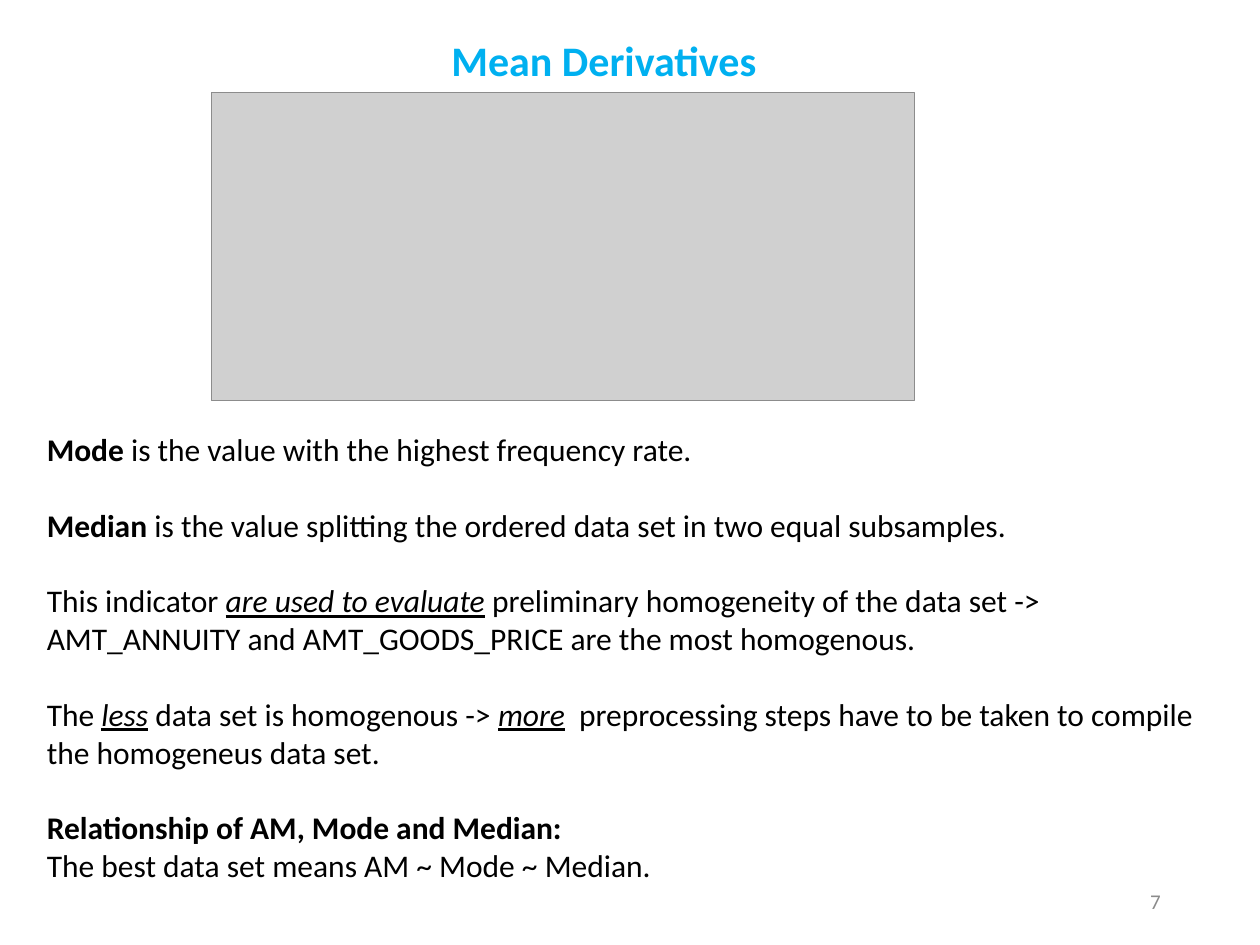
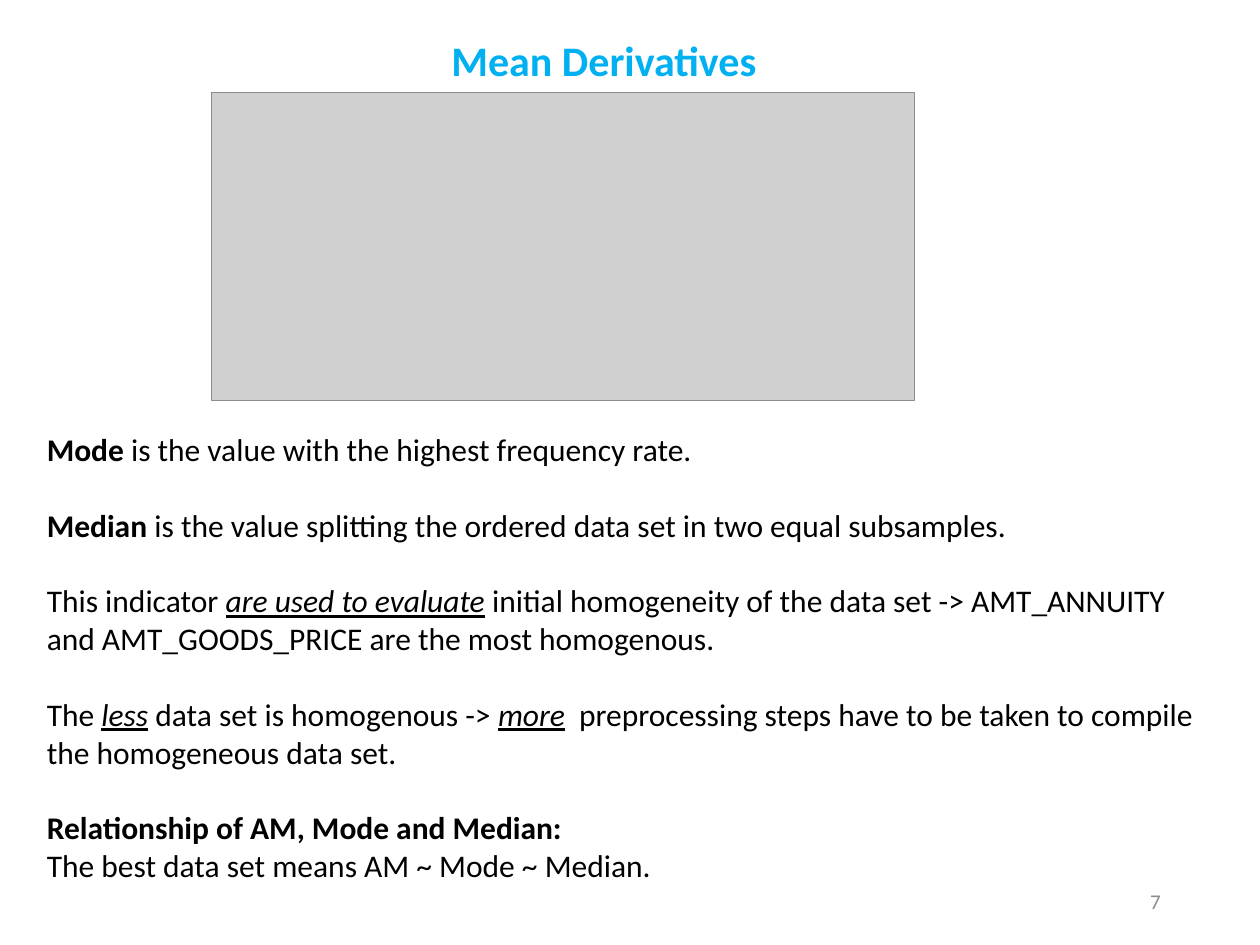
Before and after one commit to demydd/Exploratory-Analysis-, a slide deck: slide 7 of Exploratory_Analysis.pptx. Drawn at 1260x945 pixels with LibreOffice and Linux fonts; fonts in the diff are those of the drawing; grey boxes stand for pictures. Boxes give left, top, right and bottom in pixels: in the first picture for what was removed or moved away, otherwise in the second. Text is boxed around its words. In the diff, an @@ line names an element or a change of style, - is before the commit and + after.

```diff
--- a/Exploratory_Analysis.pptx
+++ b/Exploratory_Analysis.pptx
@@ text at (47,590,1192,770): text changed @@
-This indicator are used to evaluate preliminary homogeneity of the data set -> AMT_ANNUITY and AMT_GOODS_PRICE are the most homogenous.
-The less data set is homogenous -> more preprocessing steps have to be taken to compile the homogeneus data set.
+This indicator are used to evaluate initial homogeneity of the data set -> AMT_ANNUITY and AMT_GOODS_PRICE are the most homogenous.
+The less data set is homogenous -> more preprocessing steps have to be taken to compile the homogeneous data set.
```
Also in this commit, not shown: 1 slide added.
